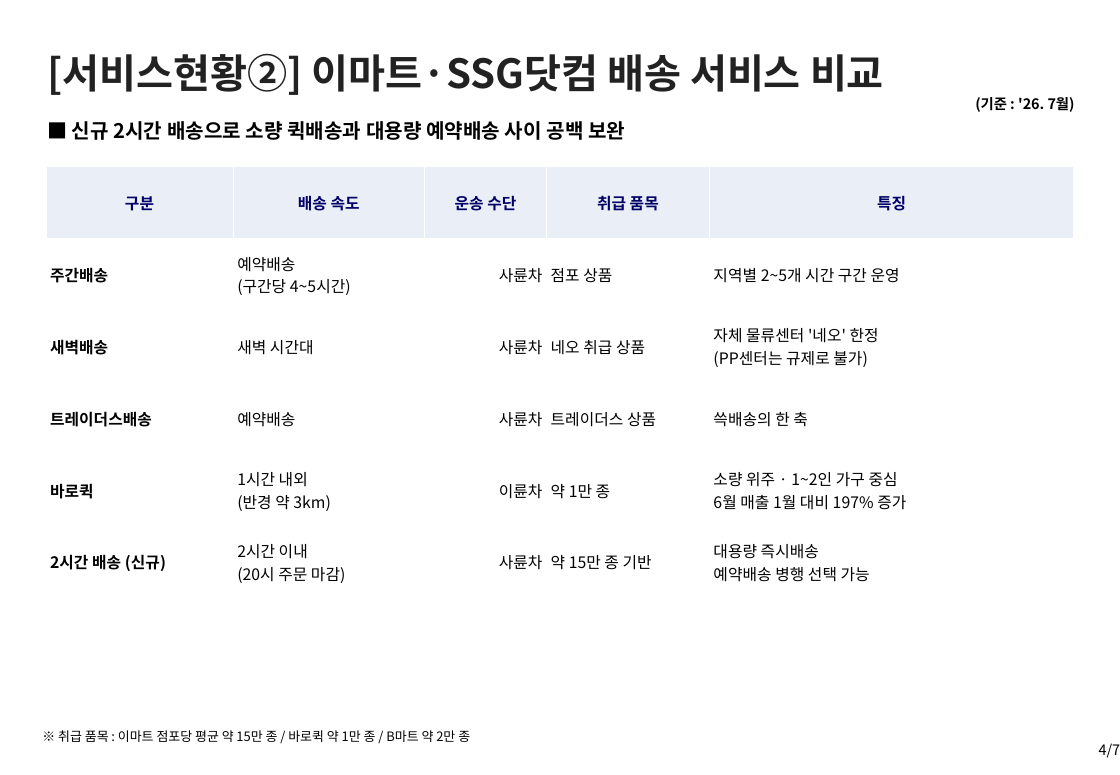
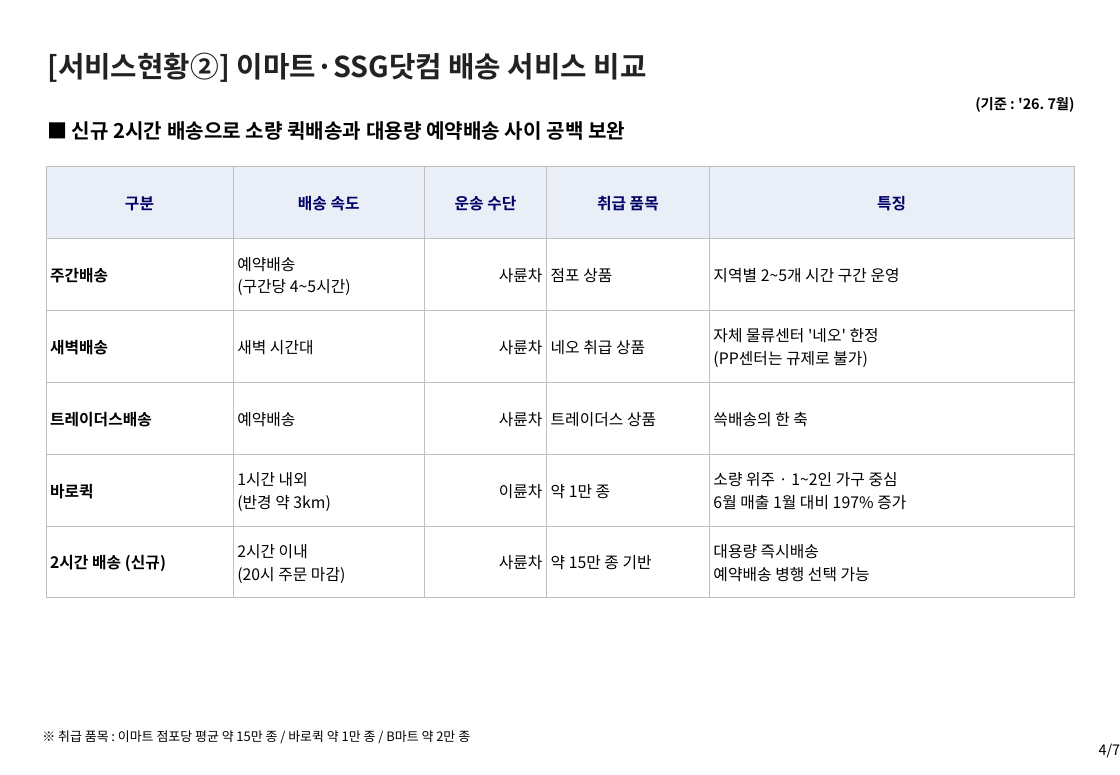
Before and after one commit to avoseed/web1, a slide deck: slide 4 of reports/ssg-delivery-report.pptx. Drawn at 1120x775 pixels with LibreOffice and Linux fonts; fonts in the diff are those of the drawing. Boxes give left, top, right and bottom in pixels: in the first picture for what was removed or moved away, otherwise in the second. Text is boxed around its words. In the diff, an @@ line names an element or a change of style, - is before the commit and + after.

```diff
--- a/reports/ssg-delivery-report.pptx
+++ b/reports/ssg-delivery-report.pptx
@@ text "[서비스현황②] 이마트·SSG닷컴 배송 서비스 비교" at (47,52,647,82): size 28 to 20 pt @@
@@ table at (46,167,1073,598) @@
@@ borders changed @@
```
Also in this commit, not shown: 3 other slides changed, 3 other files.
